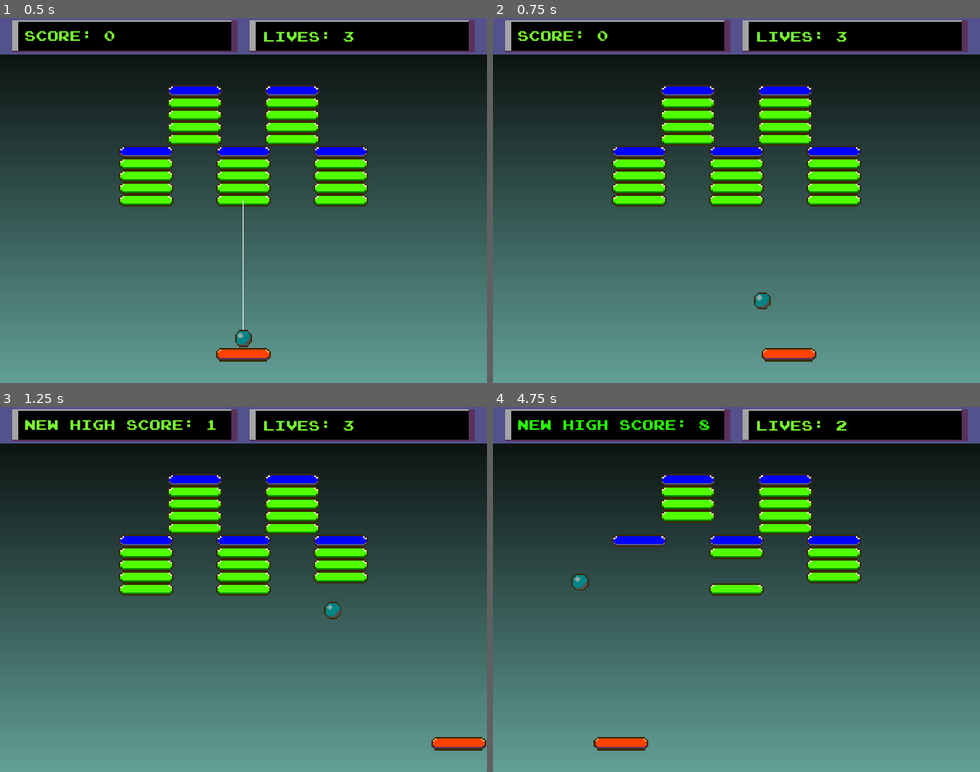
Above: before the commit, frames 1-4 (two rows, left to right).
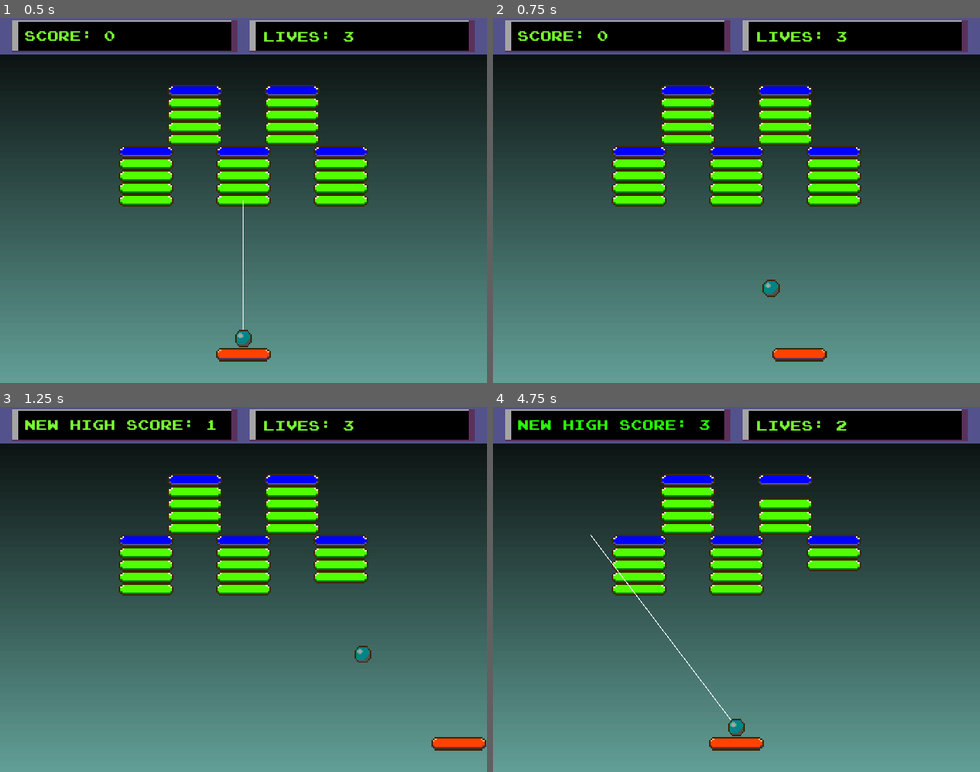
Above: after the commit, the same moments.

Repository: nigoi/breakout_clone
Game: Godot game, scene res://scenes/main.tscn
Two runs of this game, one before a commit and one after it. Both use one fixed random seed, a clock stepped at 60 frames per second and the inputs below.
Inputs (mouse positions are in pixels of both pictures, inside the frame that each line leads up to):
- Up to frame 1 (0.5 s): no input
- Up to frame 2 (0.75 s): tap Enter at 0.5 s; move the mouse to (843, 182) at 0.52 s; hold D (right) from 0.53 s (still down); hold Space (space) from 0.53 s (still down)
- Up to frame 3 (1.25 s): keep holding D (right); keep holding Space (space)
- Up to frame 4 (4.75 s): move the mouse to (639, 607) at 1.27 s; release D (right) at 1.28 s; release Space (space) at 1.28 s; hold A (left) 1.28-2.03 s; tap Space (space) at 1.35, 2.85, 4.35 s; move the mouse to (785, 509) at 2.02 s; hold Space (space) 2.03-2.78 s; hold D (right) 2.03-3.53 s; move the mouse to (712, 662) at 2.77 s; move the mouse to (882, 644) at 3.52 s; hold Space (space) 3.53-4.28 s; hold A (left) from 3.53 s (still down); move the mouse to (590, 534) at 4.27 s

Frame 1 is identical in both runs. In frame 2, 0.5% of the frame differs, in the area x 53-69%, y 71-95%; in frame 3, 0.3%; in frame 4, 4.4%, in the area x 16-76%, y 3-95%.

Commit message:
v 1.0

Diff:
--- a/new-game-project/project.godot
+++ b/new-game-project/project.godot
@@ -14,6 +14,10 @@
 run/main_scene="res://scenes/main.tscn"
 config/features=PackedStringArray("4.3", "Mobile")
 config/icon="res://icon.svg"
+
+[audio]
+
+buses/default_bus_layout="res://sound_effects/default_bus_layout.tres"
 
 [autoload]
 
--- a/new-game-project/scenes/ball.tscn
+++ b/new-game-project/scenes/ball.tscn
@@ -66,3 +66,4 @@
 
 [node name="AudioStreamPlayer2D" type="AudioStreamPlayer2D" parent="."]
 stream = ExtResource("3_hpbmf")
+volume_db = -5.0
--- a/new-game-project/scenes/main.tscn
+++ b/new-game-project/scenes/main.tscn
@@ -1,11 +1,10 @@
-[gd_scene load_steps=9 format=3 uid="uid://b2ynet7fqjqto"]
+[gd_scene load_steps=8 format=3 uid="uid://b2ynet7fqjqto"]
 
 [ext_resource type="Script" path="res://scripts/control.gd" id="1_5ds5p"]
 [ext_resource type="PackedScene" uid="uid://dph14qq6fpv6o" path="res://scenes/world_barrier.tscn" id="1_ggcp5"]
 [ext_resource type="Texture2D" uid="uid://b8uowy1kk60tq" path="res://assets/UI.png" id="2_l88ni"]
 [ext_resource type="FontFile" uid="uid://b161e768isrrh" path="res://fonts/joystix monospace.otf" id="2_ly82g"]
 [ext_resource type="PackedScene" uid="uid://25g0mprxwqqc" path="res://scenes/paddle.tscn" id="3_t5wm6"]
-[ext_resource type="AudioStream" uid="uid://dsks8jdf0rruu" path="res://sound_effects/breaking_sound.wav" id="4_7sn1b"]
 
 [sub_resource type="Gradient" id="Gradient_f83hj"]
 colors = PackedColorArray(0, 0, 0, 1, 0.396078, 0.643137, 0.607843, 1)
@@ -73,8 +72,7 @@
 texture = ExtResource("2_l88ni")
 
 [node name="AudioStreamPlayer2D" type="AudioStreamPlayer2D" parent="CanvasLayer/Control"]
-stream = ExtResource("4_7sn1b")
-volume_db = -5.0
+volume_db = 1.0
 attenuation = 2.2974
 
 [node name="walls" type="Node" parent="."]
--- a/new-game-project/scripts/ball.gd
+++ b/new-game-project/scripts/ball.gd
@@ -1,5 +1,5 @@
 extends RigidBody2D
-var speed = 300
+var speed = Global.speed
 var start_draw = true
 var velocity = Vector2.ZERO
 @onready var viewport_size = get_viewport().get_visible_rect().size
@@ -11,6 +11,7 @@
 		draw_line(Vector2.ZERO, mouse_pos, Color.WHITE, 1)
 
 func _process(delta: float) -> void:
+	var speed = Global.speed
 	if start_draw == true:
 		queue_redraw()
 	if Input.is_action_just_pressed("space") and start_draw == true:
--- a/new-game-project/scripts/ball_simple.gd
+++ b/new-game-project/scripts/ball_simple.gd
@@ -1,10 +1,11 @@
 extends RigidBody2D
-var speed = 200
+var speed = Global.speed
 @onready var velocity = Vector2(1, 1)
 signal dead_ball
 @onready var viewport_size = get_viewport().get_visible_rect().size
 
 func _process(delta: float) -> void:
+	var speed = Global.speed * 0.75
 	var collision = move_and_collide(velocity * speed * delta)
 	if collision:
 		velocity = velocity.bounce(collision.get_normal())
--- a/new-game-project/scripts/brick_scn_1.gd
+++ b/new-game-project/scripts/brick_scn_1.gd
@@ -23,7 +23,7 @@
 				elif brick_name == "ball_brick":
 					brick_number += 1
 				var brick_inst = brick_scene.instantiate()
-				add_child(brick_inst)
+				call_deferred("add_child", brick_inst)
 				brick_inst.position = position
 				brick_inst.connect("brick_broken", self.emit)
 
@@ -34,6 +34,8 @@
 		emit_signal("plus_point", "blue", brick_position)
 		print(brick_position)
 	brick_number -= 1
+	Global.speed += 1
+	print("speed now", Global.speed)
 	print("bricks left =", brick_number)
 	if brick_number == 0:
 		spawn_bricks(level_select)
--- a/new-game-project/scripts/control.gd
+++ b/new-game-project/scripts/control.gd
@@ -7,10 +7,18 @@
 @onready var score_label: Label = $HBoxContainer/score_label
 @onready var lives_label: Label = $HBoxContainer2/lives_label
 var new_highscore = false
+@onready var audio_player: AudioStreamPlayer2D = $AudioStreamPlayer2D
+var breaking = preload("res://sound_effects/breaking_sound.wav")
+var error = preload("res://sound_effects/error.wav")
+
+func music_player(sound):
+	audio_player.stream = sound
+	audio_player.play()
 
 func spawn_ball():
 	balls -= 1
 	if balls < 1:
+		music_player(error)
 		lives -= 1
 		lives_label.text = ("LIVES: " + str(lives))
 		spawn_sub_ball("complex", Vector2(viewport_size.x / 2, viewport_size.y * 0.9))
@@ -25,7 +33,7 @@
 	if type == "complex":
 		var ball = preload("res://scenes/ball.tscn")
 		var ball_inst = ball.instantiate()
-		add_child(ball_inst)
+		call_deferred("add_child", ball_inst)
 		ball_inst.position = ball_position
 		balls += 1
 		ball_inst.connect("dead_ball", self.spawn_ball)
@@ -33,7 +41,7 @@
 	if type == "simple":
 		var ball = preload("res://scenes/ball_simple.tscn")
 		var ball_inst = ball.instantiate()
-		add_child(ball_inst)
+		call_deferred("add_child", ball_inst)
 		ball_inst.position = ball_position
 		balls += 1
 		ball_inst.connect("dead_ball", self.spawn_ball)
@@ -48,13 +56,13 @@
 	if type == "green":
 		score += 1
 		score_label.text = ("SCORE: " + str(score))
-		$AudioStreamPlayer2D.play()
+		music_player(breaking)
 		print("score: ", score)
 	if type == "blue":
 		var new_ball = spawn_sub_ball("simple", brick_position)
 		score += 3
 		score_label.text = ("SCORE: " + str(score))
-		$AudioStreamPlayer2D.play()
+		music_player(breaking)
 		print("score: ", score)
 	if score > Global.high_score:
 		Global.high_score = score
--- a/new-game-project/scripts/global.gd
+++ b/new-game-project/scripts/global.gd
@@ -1,3 +1,4 @@
 extends Node
 var high_score = 0
 var score = 0
+var speed = 400
--- a/new-game-project/scripts/paddle.gd
+++ b/new-game-project/scripts/paddle.gd
@@ -1,7 +1,7 @@
 extends RigidBody2D
 var move = false
 var velocity = Vector2.ZERO
-var speed = 500
+var speed = 600
 @onready var viewport_size = get_viewport().get_visible_rect().size
 
 func _ready() -> void:
Not shown, added: new-game-project/sound_effects/error.wav.import
Not shown, added: new-game-project/sound_effects/error.wav
